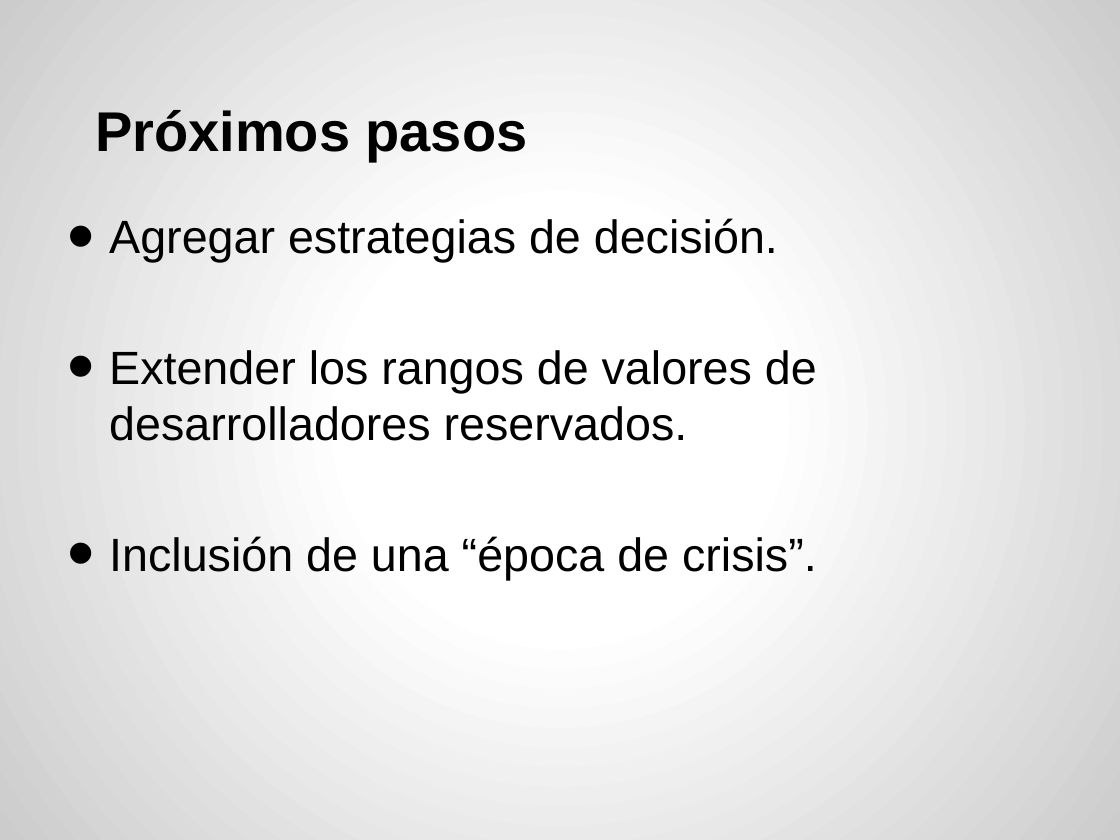
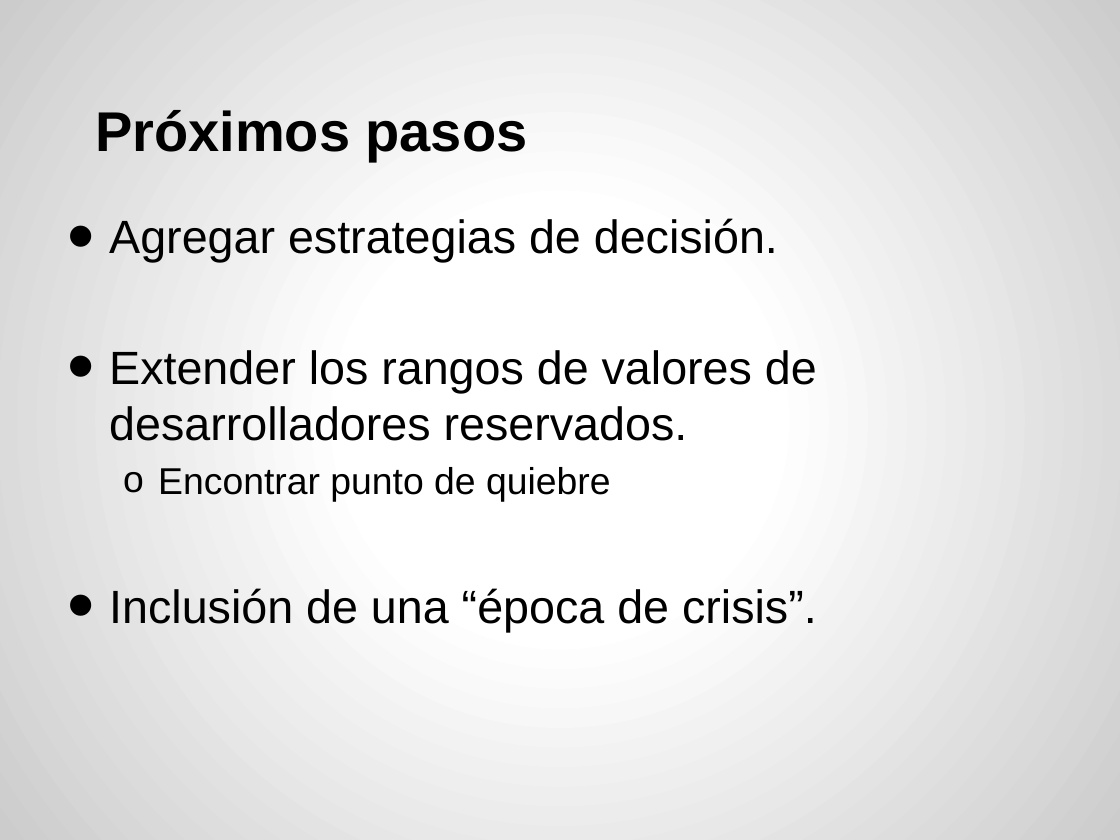
Before and after one commit to acrespo/Simulaciones, a slide deck: slide 33 of presentacion.pptx. Drawn at 1120x840 pixels with LibreOffice and Linux fonts; fonts in the diff are those of the drawing. Boxes give left, top, right and bottom in pixels: in the first picture for what was removed or moved away, otherwise in the second. Text is boxed around its words. In the diff, an @@ line names an element or a change of style, - is before the commit and + after.

```diff
--- a/presentacion.pptx
+++ b/presentacion.pptx
@@ text at <box>158,467,611,502</box>: paragraph added @@
+  o Encontrar punto de quiebre
```
Also in this commit, not shown: 1 other slide changed.
